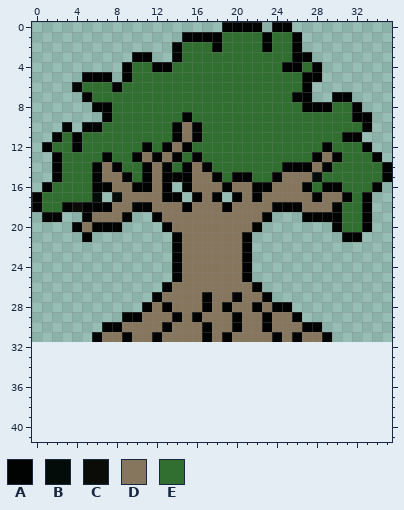
Two versions of one pixel-art sprite, Graphics/Sprites/Anomalous/World/BanyanTree.png. Above, as it was before the edit.
The file is 36x32 pixels. Colours within 5 levels of each other are drawn and written as one. The old version is drawn lined up with the new one, on the new canvas.
Palette (. is transparent): A #010303  B #030c08  C #0b0b08  D #87765e  E #306f30
Pixels before, first column x 0:
 0 ...................AAAA.AA..........
 1 ...............AAAAEEEEAEEA.........
 2 ..............AEEEAEEEEAEEA.........
 3 ..........AA..AEEEEEEEEEEEAA........
 4 .........AEEAAEEEEEEEEEEEAAEA.......
 5 .....AAA.AEEEEEEEEEEEEEEEEEAA.......
 6 ....AEEEAEEEEEEEEEEEEEEEEEEA........
 7 .....AEEEEEEEEEEEEEEEEEEEEAA..AA....
 8 ......AAEEEEEEEEEEEEEEEEEEEAAAEEA...
 9 .......AEEEEEEEAEEEEEEEEEEEEEEEEAA..
10 ...A.AAEEEEEEEADAEEEEEEEEEEEEEEEEA..
11 ..AEAEEEEEEEEEADAEEEEEEEEEEEEEEAA...
12 .AEEAEEEEEEAEADAEEEEEEEEEEEEEAEEEA..
13 ..AEEEEAEEADADAEAEEEEEEEEEEEADAEEEA.
14 ..AEEEADAEEADAEADAEEEEEEEAAADAEEEEEA
15 ..AEEEADDAEADAAADDAEAAEEADDDBEEEEEEA
16 .AEEEEAADDAADA.ADDDADDAADDDAEAAEEEA.
17 AEEEEEB.BDDDDAA.ADA.ADADDDDDADDAEA..
18 AEEACAAADDAADDDADDDADDDDAAADDDAEEA..
19 .AA..ADDDA..ADDDDDDDDDDA...AAAAEEA..
20 ....ADAAA....ADDDDDDDDA.......AEEA..
21 .....A........ADDDDDDA.........AA...
22 ..............ADDDDDDA..............
23 ..............ADDDDDDA..............
24 ..............ADDDDDDA..............
25 ..............ADDDDDDA..............
26 .............ADDDDDDDDA.............
27 ............ADDDDADDADDA............
28 ...........ADADDDADADDADAA..........
29 .........AADDDADADDDADDADDA.........
30 .......AADDDDADDDADDADDADDDAA.......
31 ......ADDADDADDDDADADDDDADADDA......
Now the later version:
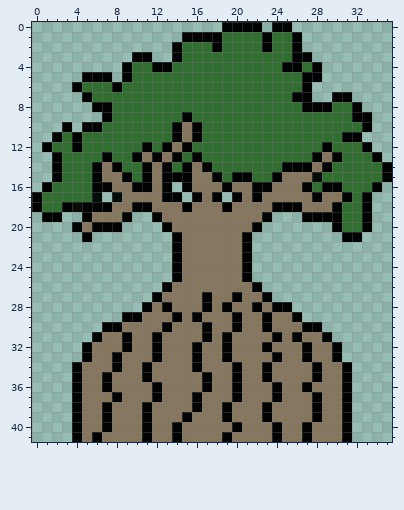
Message: Make banyan tree taller.
Change:
canvas 36x32 -> 36x42
Changed rows in their new state; - is an unchanged pixel.
first column x 4:
32 -ADDDADDADDDADDADDDADDDADDA-
33 -ADDADDDADDDADDADDDDADDADDA-
34 ADDDADDADDDDADDDADDADDDDADDA
35 ADDADDDADDDDDADDADDADDDDADDA
36 ADDADDDDADDDDADDADDDADDADDDA
37 ADDDADDDADDDADDDADDDADDDADDA
38 ADDADDDADDDDADDADDDADDDDADDA
39 ADDADDDADDDADDDADDDADDDDADDA
40 ADDADDDADDADDDDDADDDADDADDDA
41 ADADDDDADDADDDDADDDDADDADDDA
